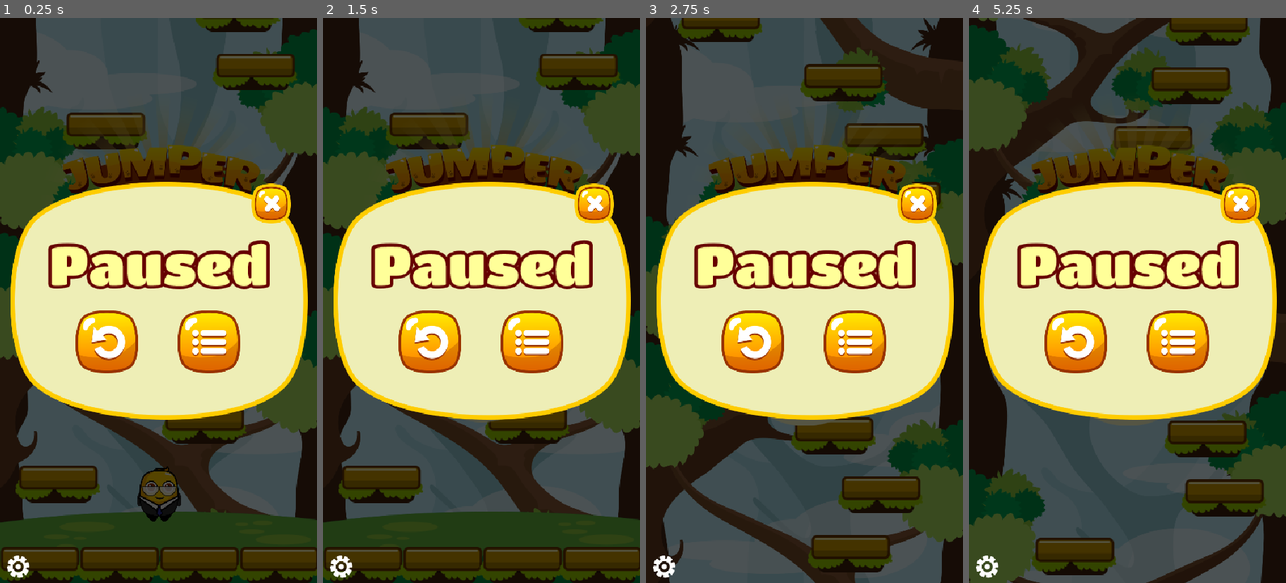
Above: before the commit, frames 1-4 (left to right).
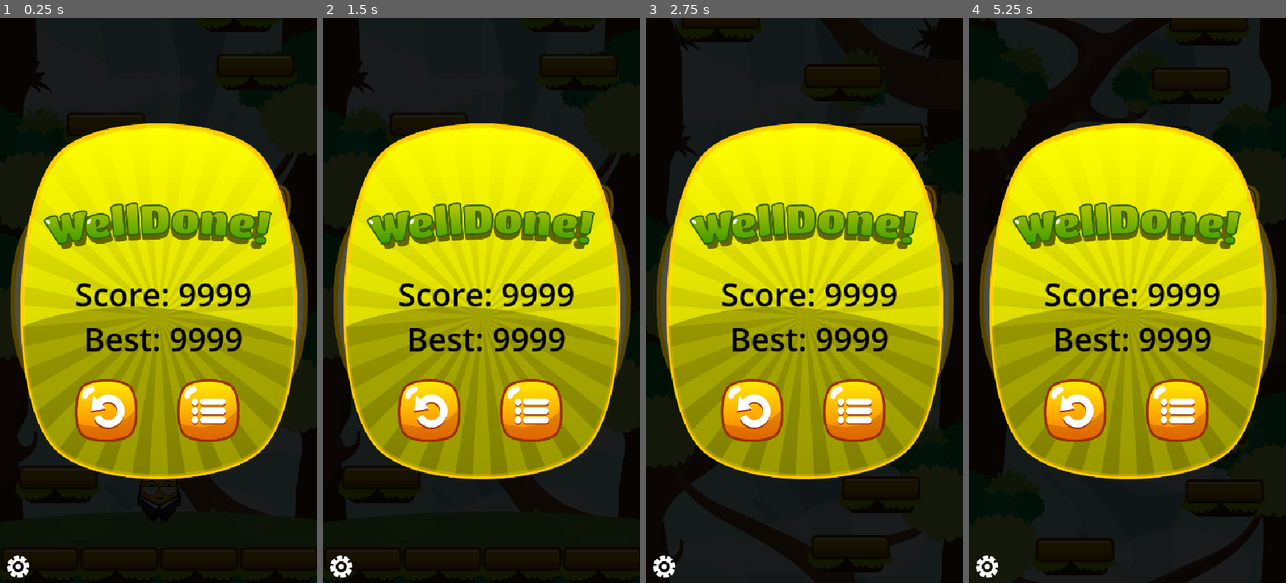
Above: after the commit, the same moments.

Repository: woliveiras/jumper-jam
Game: Godot game, scene res://scenes/main.tscn
The game is run twice, just before and just after one commit, with the same random seed, the same clock (stepped at 60 frames per second) and the same inputs.
Inputs (mouse positions are in pixels of both pictures, inside the frame that each line leads up to):
- Up to frame 1 (0.25 s): no input
- Up to frame 2 (1.5 s): click (427, 340) at 0.52 s; click (427, 340) at 1.27 s
- Up to frame 3 (2.75 s): click (855, 340) at 2.02 s
- Up to frame 4 (5.25 s): click (1178, 340) at 2.77 s; click (1073, 407) at 3.52 s; click (1178, 407) at 4.27 s; click (1127, 357) at 5 s

The runs differ from the first frame. In frame 1, 90% of the frame differs, in the area x 0-100%, y 0-100%; in frame 2, 90%; in frame 3, 89%; in frame 4, 87%.

Commit message:
add game over screen

Diff:
--- /dev/null
+++ b/scenes/game_over_screen.tscn
@@ -0,0 +1,113 @@
+[gd_scene load_steps=7 format=3 uid="uid://dq1qwd27i76gr"]
+
+[ext_resource type="Texture2D" uid="uid://bxbtlko3iyw3h" path="res://assets/textures/ui/Box04.png" id="1_xx0b3"]
+[ext_resource type="Texture2D" uid="uid://krims34fmhnn" path="res://assets/textures/ui/Welldone.png" id="2_xx0b3"]
+[ext_resource type="PackedScene" uid="uid://cfjen0lxlwm5j" path="res://scenes/screen_button.tscn" id="3_nh6my"]
+[ext_resource type="Texture2D" uid="uid://br825yk4hga43" path="res://assets/textures/ui/RestartBtn.png" id="4_4tlw3"]
+[ext_resource type="Texture2D" uid="uid://dl4xt28qhh70x" path="res://assets/textures/ui/menuBtn.png" id="5_ej65t"]
+
+[sub_resource type="LabelSettings" id="LabelSettings_xx0b3"]
+font_size = 55
+font_color = Color(0, 0, 0, 1)
+
+[node name="GameOverScreen" type="Control"]
+layout_mode = 3
+anchors_preset = 15
+anchor_right = 1.0
+anchor_bottom = 1.0
+grow_horizontal = 2
+grow_vertical = 2
+
+[node name="BlackBG" type="ColorRect" parent="."]
+layout_mode = 1
+anchors_preset = 15
+anchor_right = 1.0
+anchor_bottom = 1.0
+grow_horizontal = 2
+grow_vertical = 2
+color = Color(0, 0, 0, 0.666667)
+
+[node name="Box" type="TextureRect" parent="BlackBG"]
+layout_mode = 1
+anchors_preset = 8
+anchor_left = 0.5
+anchor_top = 0.5
+anchor_right = 0.5
+anchor_bottom = 0.5
+offset_left = -236.0
+offset_top = -302.5
+offset_right = 236.0
+offset_bottom = 302.5
+grow_horizontal = 2
+grow_vertical = 2
+texture = ExtResource("1_xx0b3")
+expand_mode = 1
+
+[node name="WellDone" type="TextureRect" parent="BlackBG/Box"]
+layout_mode = 1
+anchors_preset = 8
+anchor_left = 0.5
+anchor_top = 0.5
+anchor_right = 0.5
+anchor_bottom = 0.5
+offset_left = -197.0
+offset_top = -168.0
+offset_right = 192.0
+offset_bottom = -89.0
+grow_horizontal = 2
+grow_vertical = 2
+texture = ExtResource("2_xx0b3")
+expand_mode = 1
+
+[node name="ScoreLabel" type="Label" parent="BlackBG/Box"]
+layout_mode = 1
+anchors_preset = 8
+anchor_left = 0.5
+anchor_top = 0.5
+anchor_right = 0.5
+anchor_bottom = 0.5
+offset_left = -143.0
+offset_top = -50.0
+offset_right = 159.0
+offset_bottom = 26.0
+grow_horizontal = 2
+grow_vertical = 2
+text = "Score: 9999"
+label_settings = SubResource("LabelSettings_xx0b3")
+horizontal_alignment = 1
+
+[node name="HighScoreLabel" type="Label" parent="BlackBG/Box"]
+layout_mode = 1
+anchors_preset = 8
+anchor_left = 0.5
+anchor_top = 0.5
+anchor_right = 0.5
+anchor_bottom = 0.5
+offset_left = -143.0
+offset_top = 26.0
+offset_right = 159.0
+offset_bottom = 102.0
+grow_horizontal = 2
+grow_vertical = 2
+text = "Best: 9999"
+label_settings = SubResource("LabelSettings_xx0b3")
+horizontal_alignment = 1
+
+[node name="GameOverRetry" parent="BlackBG/Box" instance=ExtResource("3_nh6my")]
+layout_mode = 0
+offset_left = 93.0
+offset_top = 434.5
+offset_right = 200.0
+offset_bottom = 541.5
+texture_normal = ExtResource("4_4tlw3")
+ignore_texture_size = true
+stretch_mode = 0
+
+[node name="GameOverBack" parent="BlackBG/Box" instance=ExtResource("3_nh6my")]
+offset_left = 267.0
+offset_top = 434.5
+offset_right = 374.0
+offset_bottom = 541.5
+texture_normal = ExtResource("5_ej65t")
+ignore_texture_size = true
+stretch_mode = 0
--- a/scenes/pause_screen.tscn
+++ b/scenes/pause_screen.tscn
@@ -55,7 +55,7 @@
 grow_vertical = 2
 texture = ExtResource("2_qeunj")
 
-[node name="RestartButton" parent="Box" instance=ExtResource("3_27awe")]
+[node name="PauseScreenRetry" parent="Box" instance=ExtResource("3_27awe")]
 layout_mode = 0
 offset_left = 110.5
 offset_top = 218.0
@@ -65,7 +65,7 @@
 ignore_texture_size = true
 stretch_mode = 0
 
-[node name="MenuButton" parent="Box" instance=ExtResource("3_27awe")]
+[node name="PauseScreenBack" parent="Box" instance=ExtResource("3_27awe")]
 offset_left = 284.5
 offset_top = 218.0
 offset_right = 391.5
--- a/scenes/screens.tscn
+++ b/scenes/screens.tscn
@@ -1,14 +1,21 @@
-[gd_scene load_steps=6 format=3 uid="uid://ce54axtbbsbwe"]
+[gd_scene load_steps=7 format=3 uid="uid://ce54axtbbsbwe"]
 
 [ext_resource type="Script" uid="uid://c0sukdj1vtlkw" path="res://scripts/screens.gd" id="1_lewgl"]
 [ext_resource type="Texture2D" uid="uid://ccy6wxb2sd35x" path="res://assets/textures/ui/gear.png" id="2_e6knl"]
 [ext_resource type="PackedScene" uid="uid://xb5uom6uehxs" path="res://scenes/title_screen.tscn" id="3_vh3jh"]
 [ext_resource type="PackedScene" uid="uid://dc38sjki8wxat" path="res://scenes/pause_screen.tscn" id="4_kacec"]
+[ext_resource type="PackedScene" uid="uid://dq1qwd27i76gr" path="res://scenes/game_over_screen.tscn" id="5_sybca"]
 
 [sub_resource type="LabelSettings" id="LabelSettings_e6knl"]
 
 [node name="Screens" type="CanvasLayer"]
 script = ExtResource("1_lewgl")
+
+[node name="TitleScreen" parent="." instance=ExtResource("3_vh3jh")]
+
+[node name="PauseScreen" parent="." instance=ExtResource("4_kacec")]
+
+[node name="GameOverScreen" parent="." instance=ExtResource("5_sybca")]
 
 [node name="Debug" type="Control" parent="."]
 z_index = 4096
@@ -81,8 +88,4 @@
 ignore_texture_size = true
 stretch_mode = 0
 
-[node name="TitleScreen" parent="." instance=ExtResource("3_vh3jh")]
-
-[node name="PauseScreen" parent="." instance=ExtResource("4_kacec")]
-
 [connection signal="pressed" from="Debug/ToggleConsole" to="." method="_on_toggle_console_pressed"]
